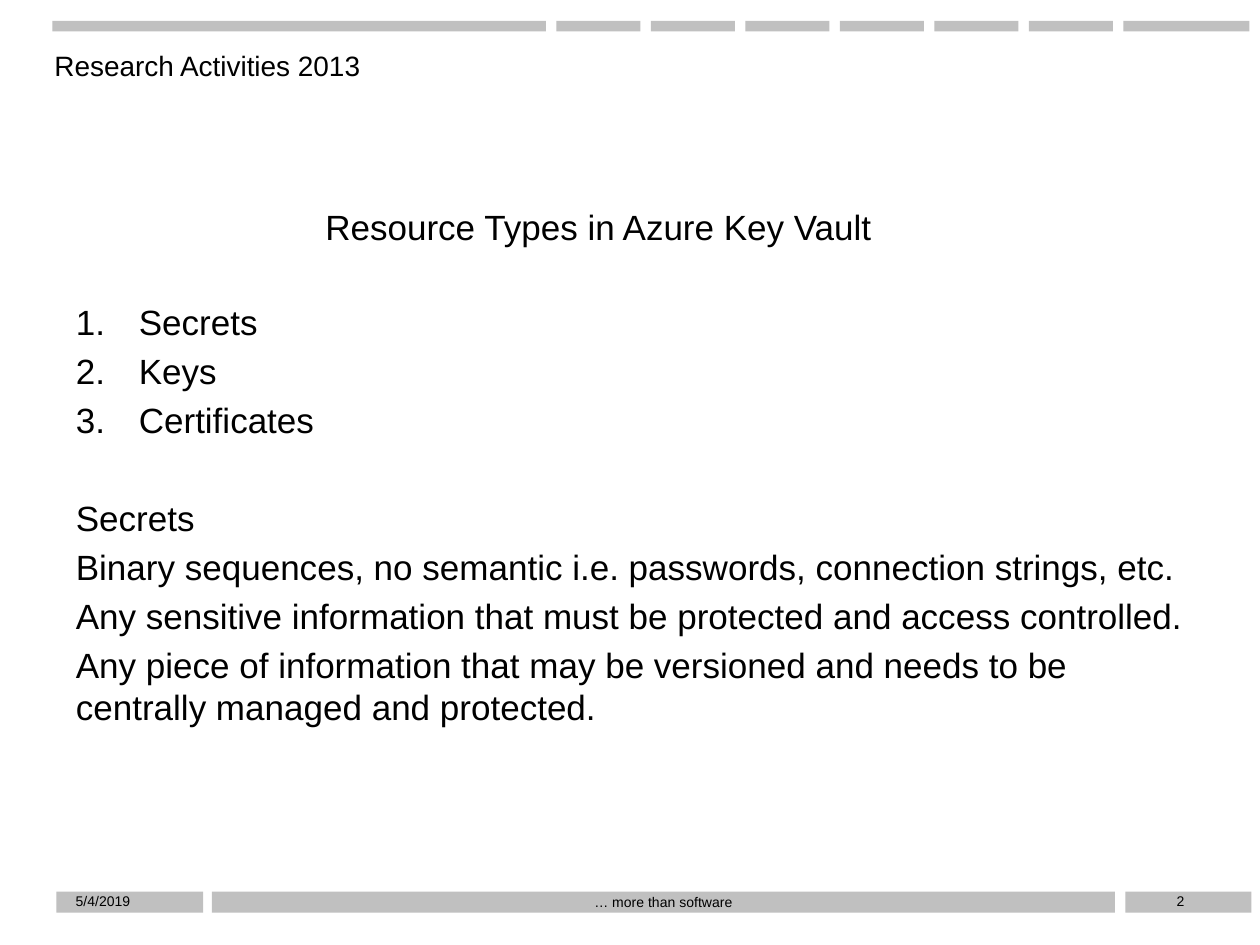
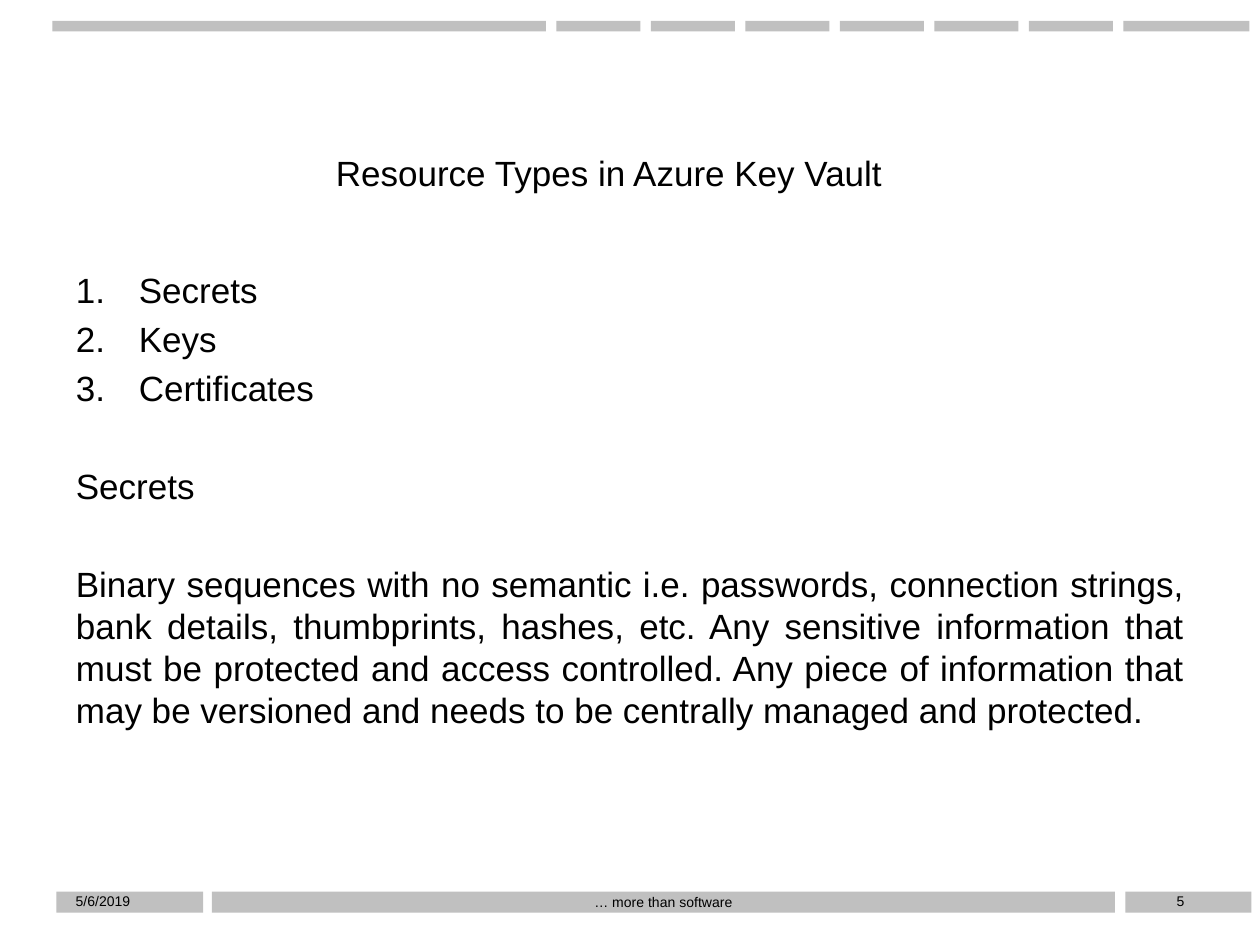
Before and after one commit to D76X/WPPresentation, a slide deck: slide 5 of Presentation.pptx (slide 2 before the commit). Drawn at 1260x945 pixels with LibreOffice and Linux fonts; fonts in the diff are those of the drawing; background and template pictures are left out. Boxes give left, top, right and bottom in pixels: in the first picture for what was removed or moved away, otherwise in the second. Text is boxed around its words. In the diff, an @@ line names an element or a change of style, - is before the commit and + after.

```diff
--- a/Presentation.pptx
+++ b/Presentation.pptx
@@ text removed at box(54, 55, 360, 77) @@
-Research Activities 2013
@@ subtitle "Resource Types in Azure Key ...": place and size @@
-subtitle "Resource Types in Azure Key ..." at box(325, 214, 871, 247)
+subtitle "Resource Types in Azure Key ..." at box(336, 160, 881, 192)
@@ text "Secrets": place and size @@
-text "Secrets" at box(63, 294, 1197, 766)
+text "Secrets" at box(63, 262, 1197, 766)
@@ text at box(76, 571, 1183, 730): text changed @@
-Binary sequences, no semantic i.e. passwords, connection strings, etc.
-Any sensitive information that must be protected and access controlled.
-Any piece of information that may be versioned and needs to be centrally managed and protected.
+Binary sequences with no semantic i.e. passwords, connection strings, bank details, thumbprints, hashes, etc. Any sensitive information that must be protected and access controlled. Any piece of information that may be versioned and needs to be centrally managed and protected.
@@ text at box(76, 896, 131, 906): text changed @@
-5/4/2019
+5/6/2019
@@ page number at box(1177, 896, 1185, 906): text changed @@
-2
+5
```
Also in this commit, not shown: 10 other slides changed, 6 slides added.
